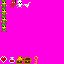
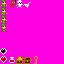
The second 64 x 64 image is a revision of the first. Changes to its layers:
painted on "tileset3.png" over [0, 48, 7, 55]
